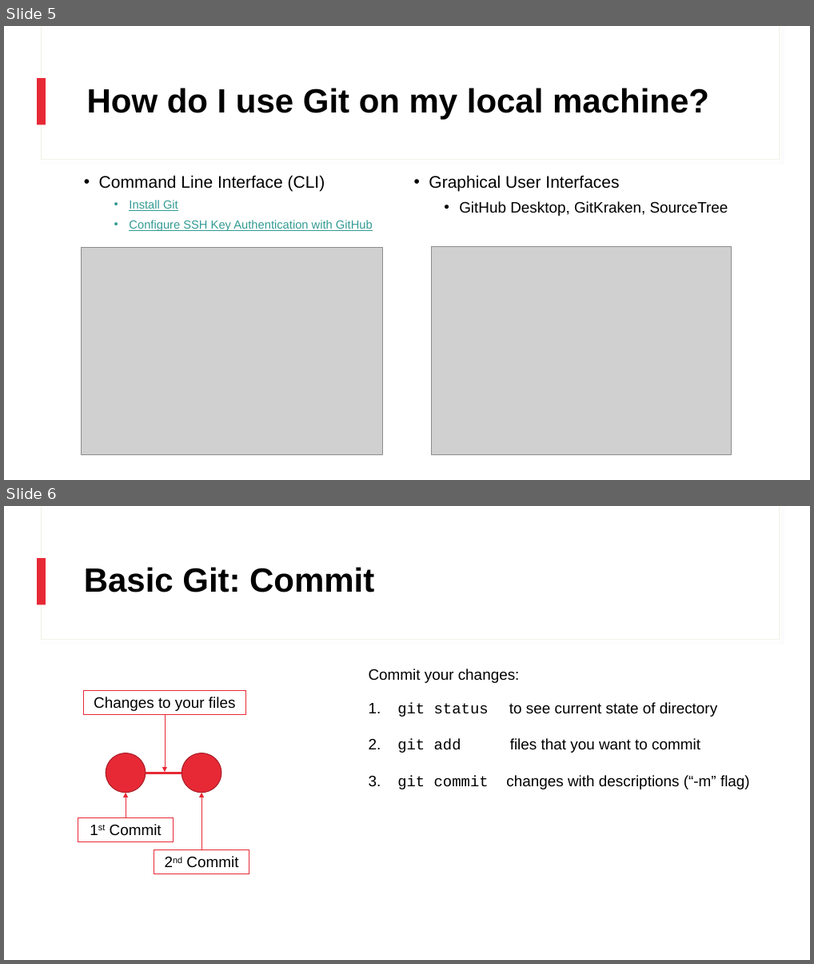
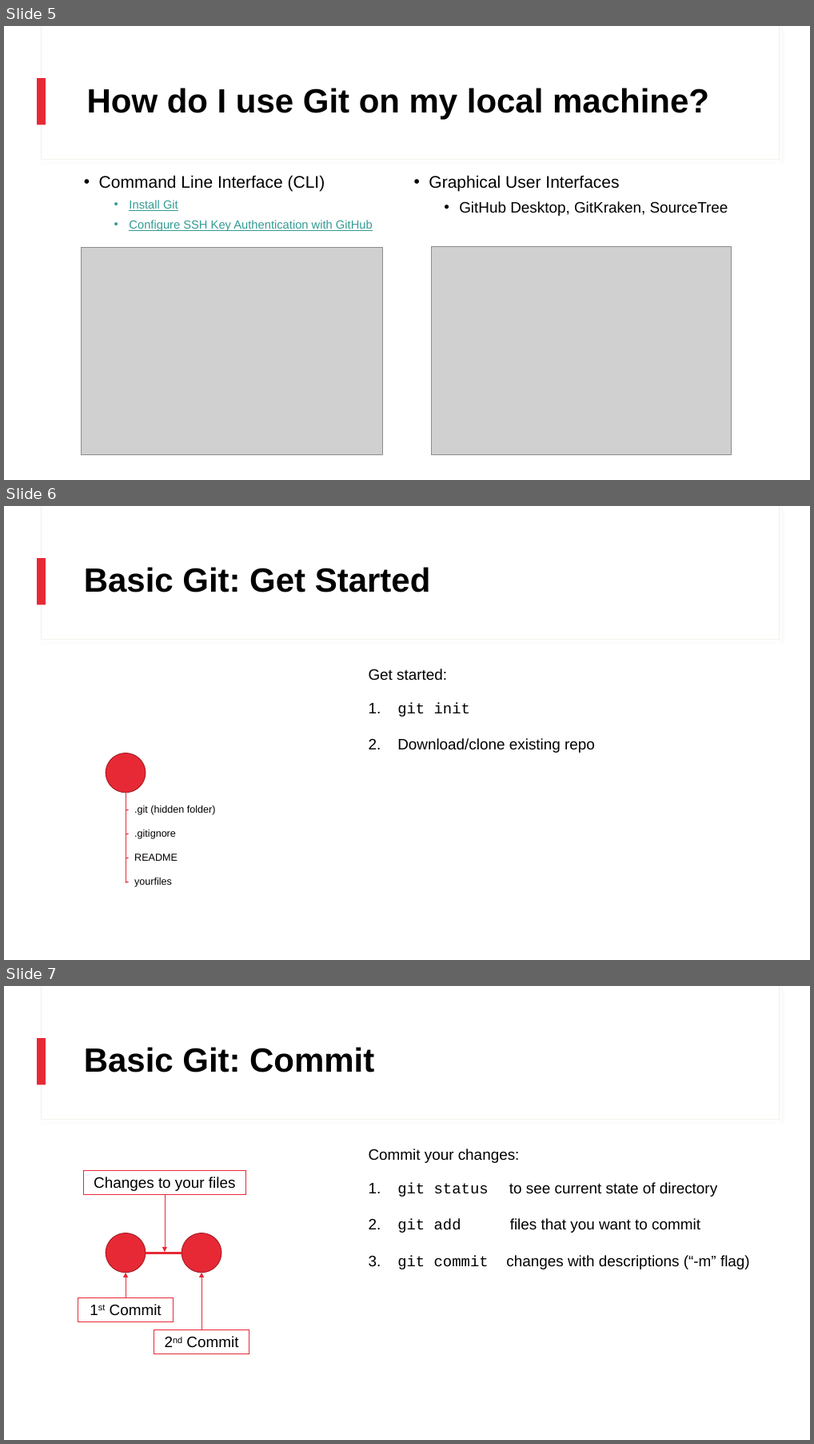
Before and after one commit to ncsu-geoforall-lab/GIS714-assignments, a slide deck: Intro_To_Git/Slides/Introduction_to_Git_and_GitHub.pptx. Shown one above the other, each under a label of ours: slides 5 and 6 before the commit, slides 5, 6 and 7 after it. The pictures are 814x964 and 814x1444 pixels, drawn with LibreOffice and Linux fonts; fonts in the diff are those of the drawing; grey boxes stand for pictures. Boxes give left, top, right and bottom in pixels: in the first picture for what was removed or moved away, otherwise in the second. Text is boxed around its words. In the diff, an @@ line names an element or a change of style, - is before the commit and + after.

```diff
--- a/Intro_To_Git/Slides/Introduction_to_Git_and_GitHub.pptx
+++ b/Intro_To_Git/Slides/Introduction_to_Git_and_GitHub.pptx
@@ slide 6 added at (4, 506, 810, 960), background #FFFFFF; not listed: 3 template elements that a slide beside it also shows @@
@@ title added at (84, 567, 431, 592), 40 pt, text #000000, bold @@
+Basic Git: Get Started
@@ text added at (369, 668, 447, 680), 18 pt, text #000000 @@
+Get started:
@@ text added at (369, 703, 595, 752), 18 pt, text #000000 @@
+1. git init
+2. Download/clone existing repo
@@ ellipse added at (106, 753, 146, 792), fill #E72936, outline #AB1E28 1 pt @@
@@ line added from (126, 783) to (126, 883), #E72936 0.75 pt @@
@@ text added at (134, 805, 216, 887), 12 pt, text #000000 @@
+- .git (hidden folder)
+- .gitignore
+- README
+- yourfiles
@@ what was slide 6 is now slide 7 @@
```
Also in this commit, not shown: 4 slides changed, 2 other slides added, 1 slide removed, 1 other file.
